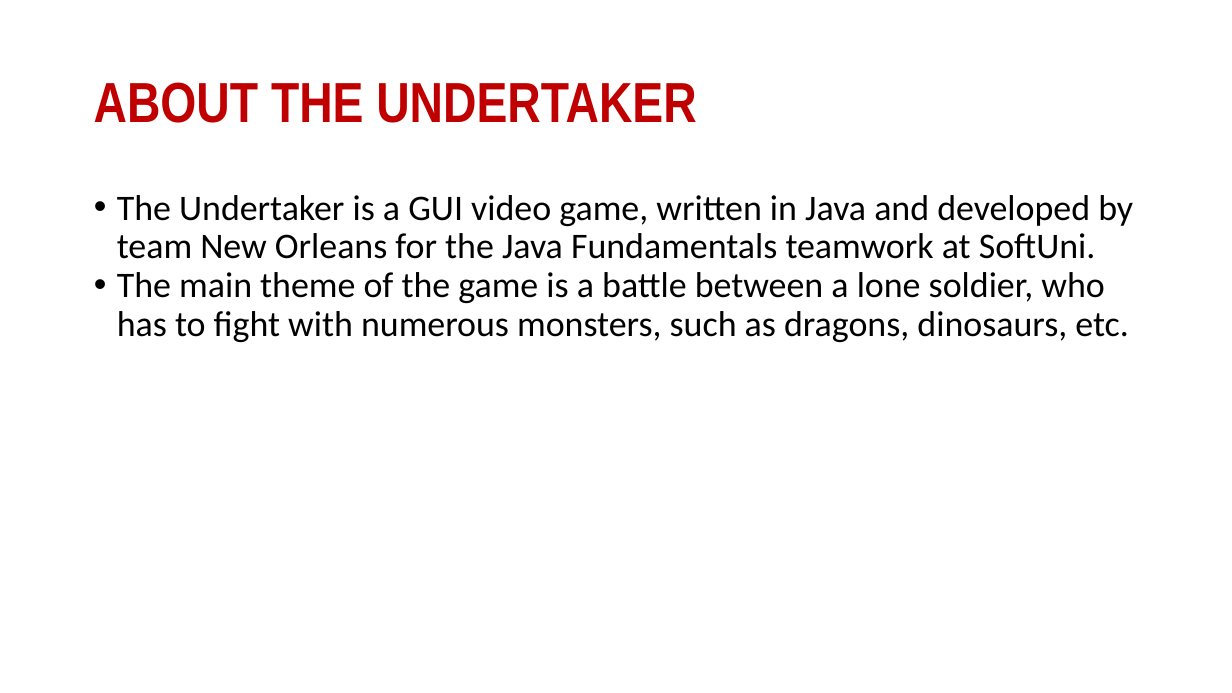
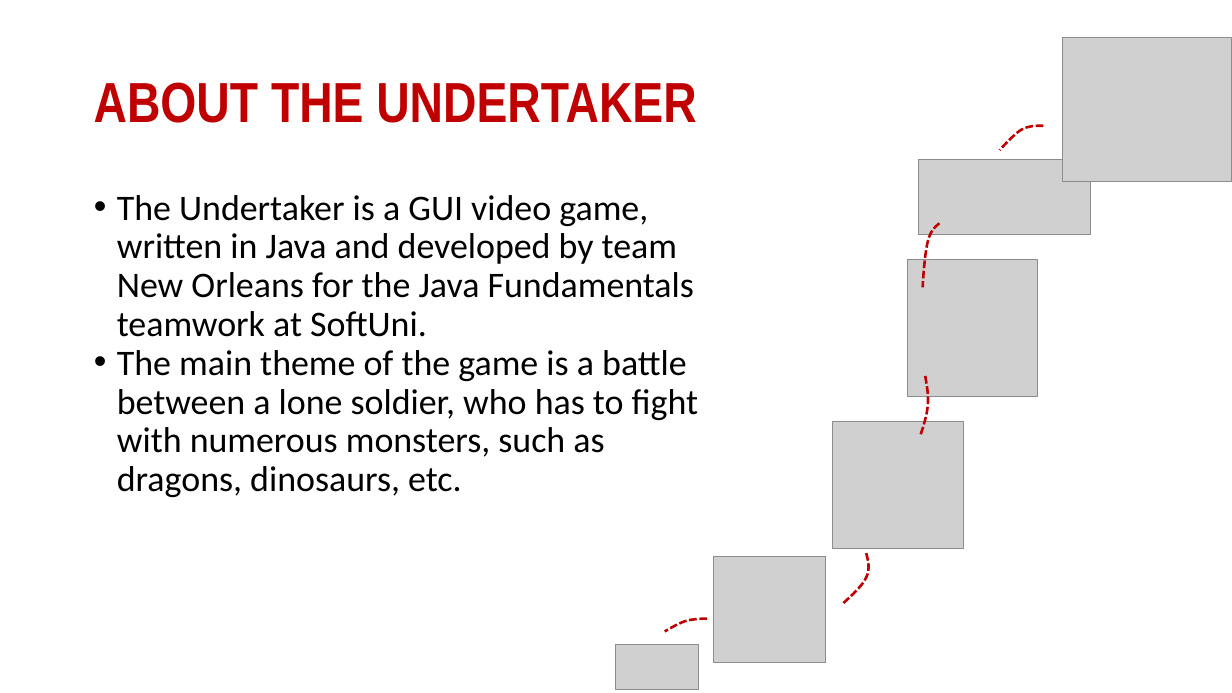
Before and after one commit to Team-New-Orleans/Team-Project, a slide deck: slide 2 of Presentation/The Undertaker.pptx. Drawn at 1232x693 pixels with LibreOffice and Linux fonts; fonts in the diff are those of the drawing; grey boxes stand for pictures. Boxes give left, top, right and bottom in pixels: in the first picture for what was removed or moved away, otherwise in the second. Text is boxed around its words. In the diff, an @@ line names an element or a change of style, - is before the commit and + after.

```diff
--- a/Presentation/The Undertaker.pptx
+++ b/Presentation/The Undertaker.pptx
@@ picture added at [1063, 38, 1232, 181] @@
@@ freeform shape added at [1000, 126, 1043, 150], outline #C00000 2 pt dashed @@
@@ picture added at [919, 160, 1090, 234] @@
@@ text "The Undertaker is a GUI ..." rewrapped from [117, 195, 1133, 342] to [117, 195, 698, 497] @@
@@ freeform shape added at [923, 224, 940, 287], outline #C00000 2 pt dashed @@
@@ picture added at [908, 260, 1038, 396] @@
@@ freeform shape added at [921, 376, 929, 436], outline #C00000 2 pt dashed @@
@@ picture added at [833, 421, 964, 548] @@
@@ picture added at [714, 556, 825, 663] @@
@@ freeform shape added at [842, 554, 869, 605], outline #C00000 2 pt dashed @@
@@ freeform shape added at [665, 618, 707, 631], outline #C00000 2 pt dashed @@
@@ picture added at [616, 645, 700, 689] @@
```
Also in this commit, not shown: 3 other slides changed.
